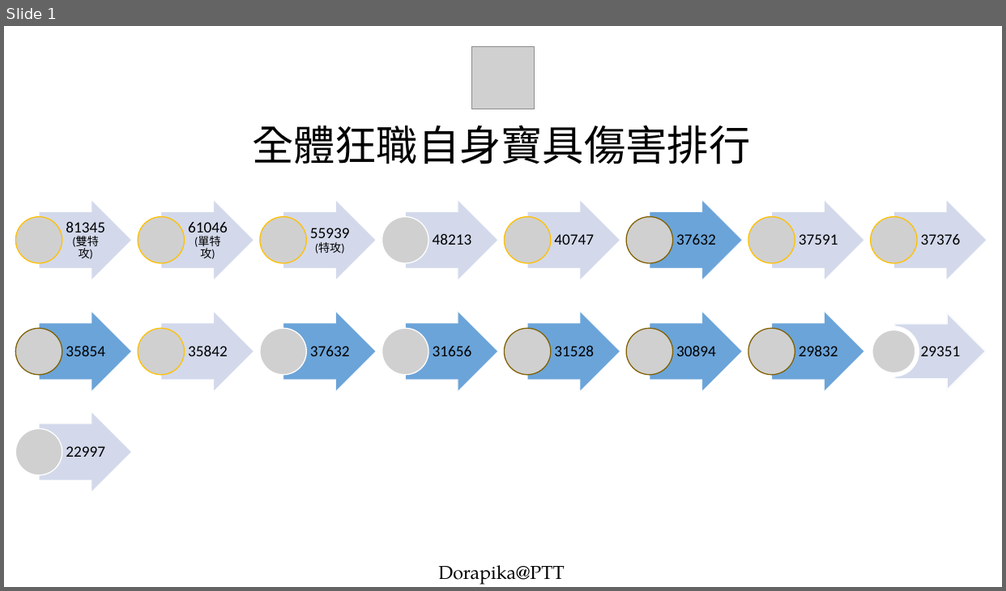
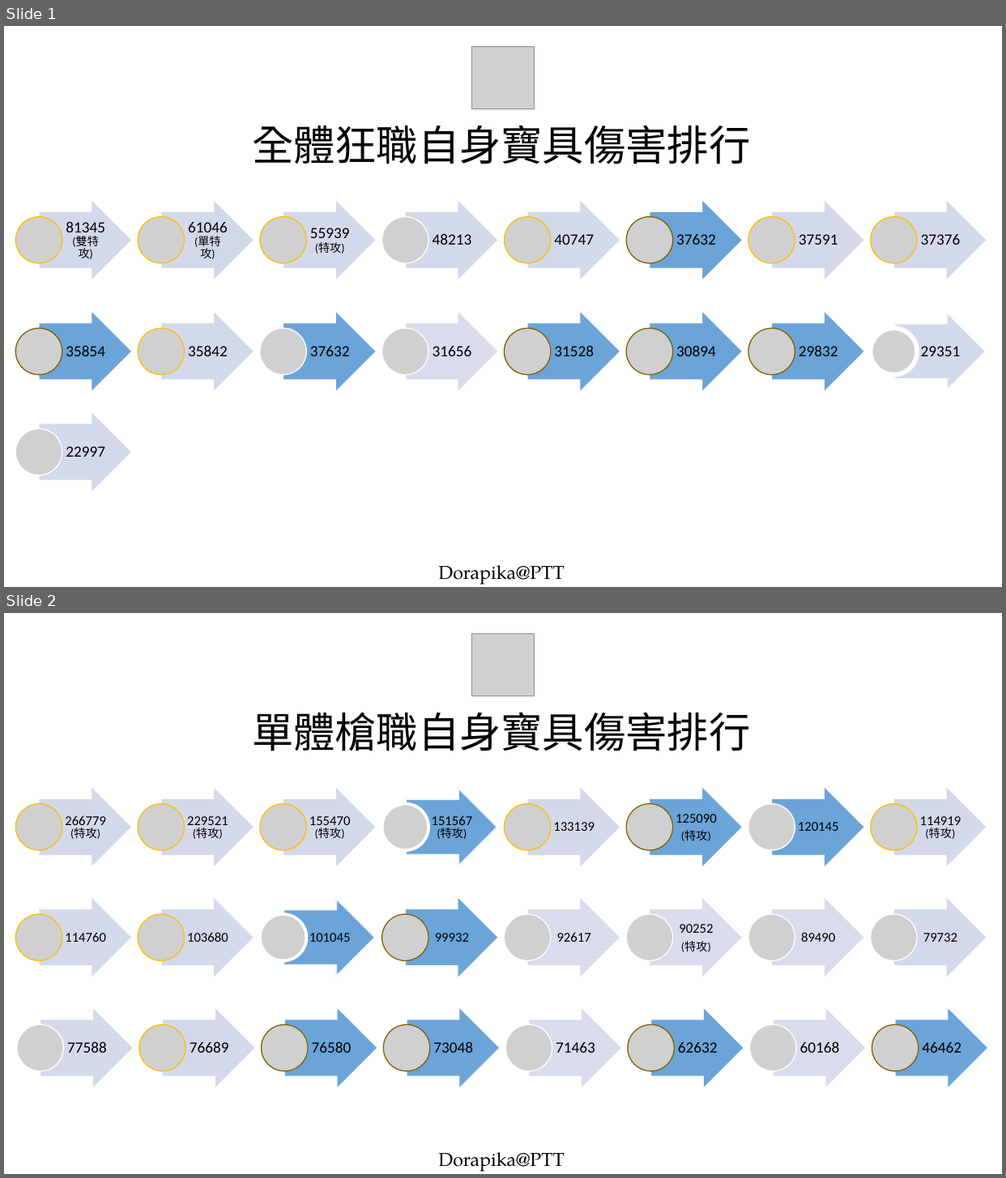
Before and after one commit to dorapika/imgur, a slide deck: NP_damage/berserker.pptx. Shown one above the other, each under a label of ours: slide 1 before the commit, slides 1 and 2 after it. The pictures are 1006x591 and 1006x1178 pixels, drawn with LibreOffice and Linux fonts; fonts in the diff are those of the drawing; grey boxes stand for pictures; background and template pictures are left out. Boxes give left, top, right and bottom in pixels: in the first picture for what was removed or moved away, otherwise in the second. Text is boxed around its words. In the diff, an @@ line names an element or a change of style, - is before the commit and + after.

```diff
--- a/NP_damage/berserker.pptx
+++ b/NP_damage/berserker.pptx
@@ slide 2 added at <box>4,613,1002,1174</box>, background picture (left out) @@
@@ picture added at <box>472,633,534,696</box> @@
@@ text added at <box>252,712,750,752</box>, 40 pt, text #000000 @@
+單體槍職自身寶具傷害排行
@@ group added at <box>16,786,987,868</box>: 8 right arrows, 8 texts, 8 pictures @@
+266779
+(特攻)
+229521
+(特攻)
+155470
+(特攻)
+151567
+(特攻)
+133139
+125090
+(特攻)
+120145
+114919
+(特攻)
@@ group added at <box>16,897,987,978</box>: 8 right arrows, 8 texts, 8 pictures @@
+114760
+103680
+101045
+99932
+92617
+90252
+(特攻)
+89490
+79732
@@ group added at <box>17,1007,988,1089</box>: 8 right arrows, 8 texts, 8 pictures @@
+77588
+76689
+76580
+73048
+71463
+62632
+60168
+46462
@@ text added at <box>438,1152,564,1172</box>, 18 pt, text #000000 @@
+Dorapika@PTT
@@ slide 1 changed as well @@
@@ right arrow at <box>405,311,498,393</box>: fill #5B9BD5 at 90% opacity to #D4D9EC at 90% opacity @@
```
Also in this commit, not shown: 1 other file.
